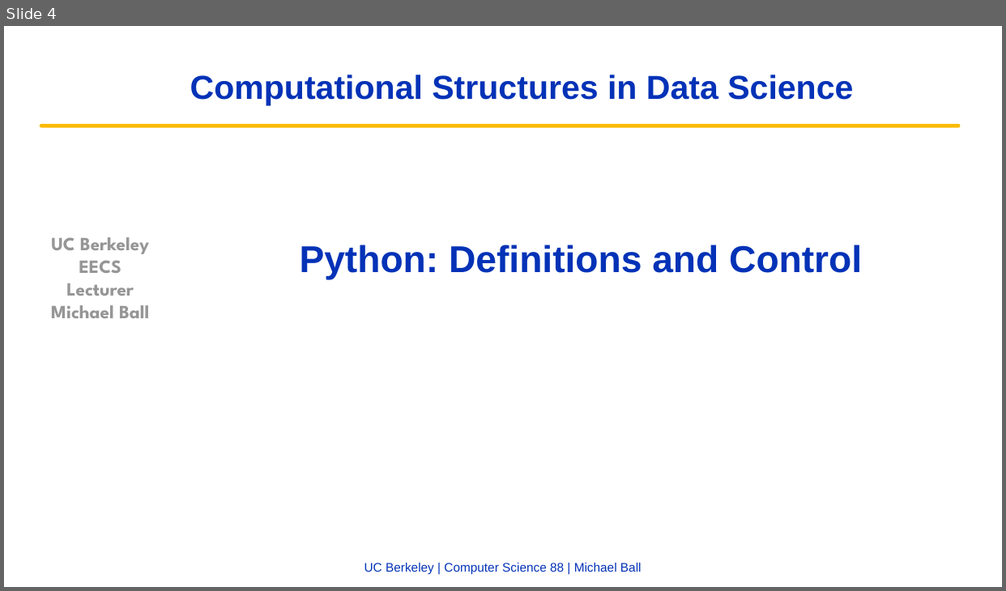
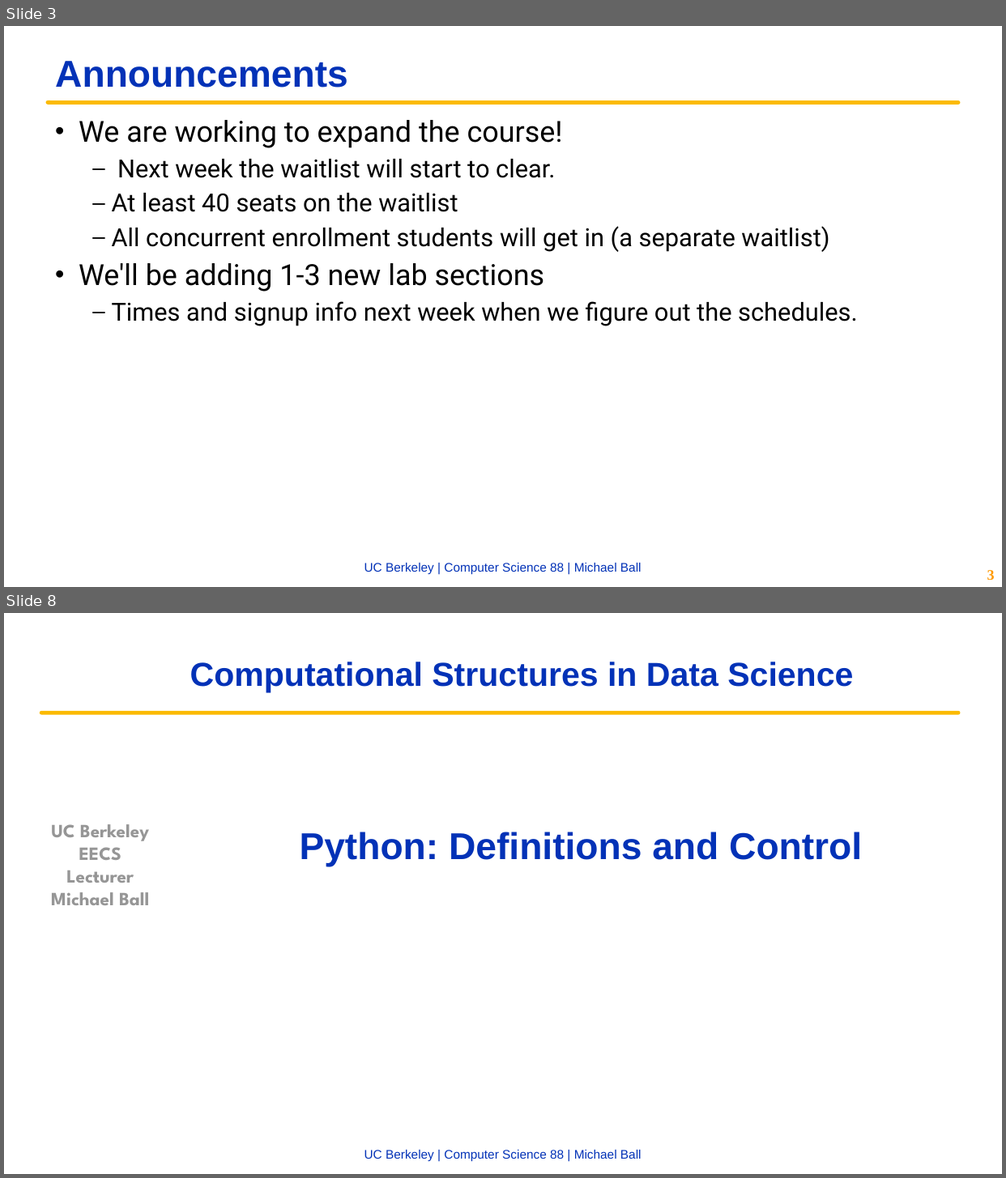
Before and after one commit to cs88-website/fa22, a slide deck: assets/slides/fa22/03-Loops.pptx. Shown one above the other, each under a label of ours: slide 4 before the commit, slides 3 and 8 after it; the slides between them are not shown. The pictures are 1006x591 and 1006x1178 pixels, drawn with LibreOffice and Linux fonts; fonts in the diff are those of the drawing; background and template pictures are left out. Boxes give left, top, right and bottom in pixels: in the first picture for what was removed or moved away, otherwise in the second. Text is boxed around its words. In the diff, an @@ line names an element or a change of style, - is before the commit and + after.

```diff
--- a/assets/slides/fa22/03-Loops.pptx
+++ b/assets/slides/fa22/03-Loops.pptx
@@ slide 3 added at bbox=[4, 26, 1002, 587], background #FFFFFF; not listed: 1 template element that a slide beside it also shows @@
@@ title added at bbox=[55, 61, 348, 88], 36 pt, text #0332B7, bold @@
+Announcements
@@ freeform shape added at bbox=[48, 102, 958, 102], outline #FBBA03 3.75 pt @@
@@ text added at bbox=[79, 120, 857, 327], 24 pt, text #000000 @@
+• We are working to expand the course!
+  – Next week the waitlist will start to clear.
+  – At least 40 seats on the waitlist
+  – All concurrent enrollment students will get in (a separate waitlist)
+• We'll be adding 1-3 new lab sections
+  – Times and signup info next week when we figure out the schedules.
@@ page number added at bbox=[987, 570, 995, 580], 14 pt, text #FF9900, bold @@
+3
@@ what was slide 4 is now slide 8 @@
```
Also in this commit, not shown: 10 slides changed, 5 other slides added, 3 slides removed, 4 other files.
